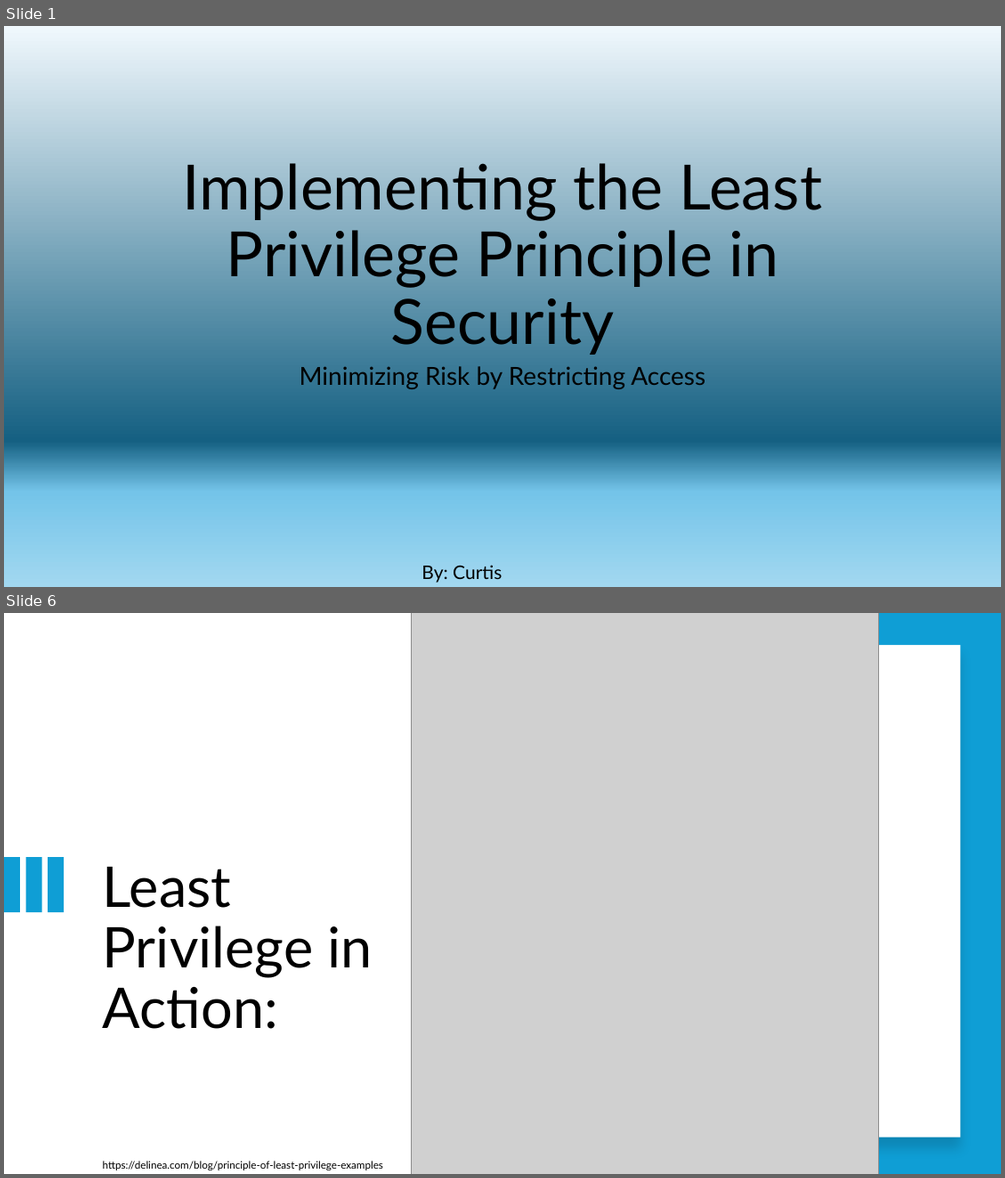
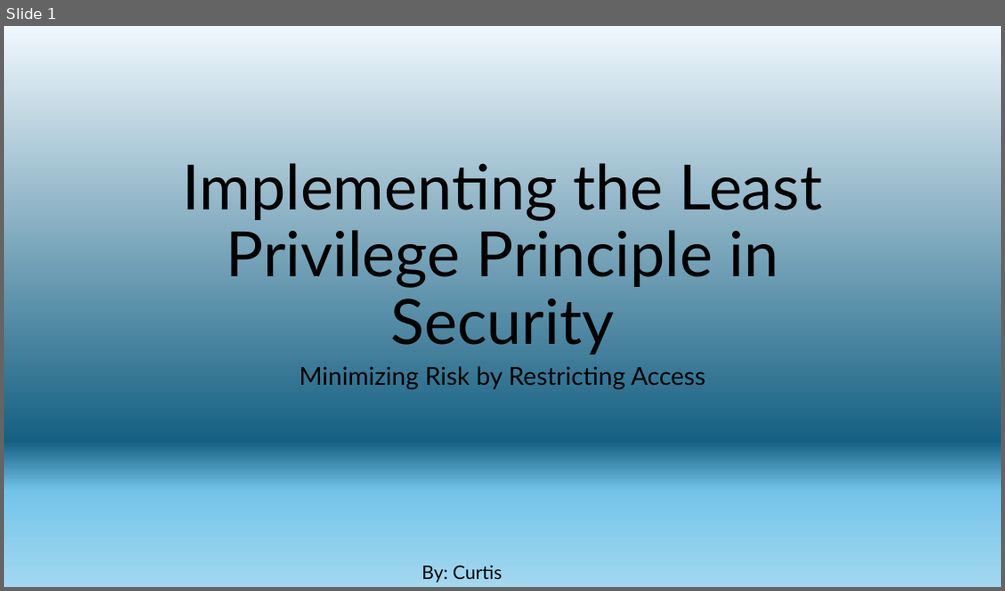
Before and after one commit to i-Kodoku/Home, a slide deck: Capstone Project Final Presentation - Crawford.pptx. Shown one above the other, each under a label of ours: slides 1 and 6 before the commit, slide 1 after it; the slides between them are not shown. The pictures are 1005x1178 and 1005x591 pixels, drawn with LibreOffice and Linux fonts; fonts in the diff are those of the drawing; grey boxes stand for pictures. Boxes give left, top, right and bottom in pixels: in the first picture for what was removed or moved away, otherwise in the second. Text is boxed around its words. In the diff, an @@ line names an element or a change of style, - is before the commit and + after.

```diff
--- a/Capstone Project Final Presentation - Crawford.pptx
+++ b/Capstone Project Final Presentation - Crawford.pptx
@@ slide 6 removed at box(4, 613, 1001, 1174), background #FFFFFF @@
@@ picture removed at box(411, 613, 879, 1174) @@
@@ rectangle removed at box(879, 613, 1001, 1174) @@
@@ rectangle removed at box(469, 645, 961, 1137) @@
@@ rectangle removed at box(4, 857, 20, 912) @@
@@ rectangle removed at box(25, 857, 41, 912) @@
@@ rectangle removed at box(48, 857, 64, 912) @@
@@ title removed at box(103, 867, 372, 1029) @@
-Least Privilege in Action:
@@ text removed at box(103, 1160, 383, 1170) @@
-https://delinea.com/blog/principle-of-least-privilege-examples
```
Also in this commit, not shown: 3 slides changed, 2 slides added, 1 other slide removed.
